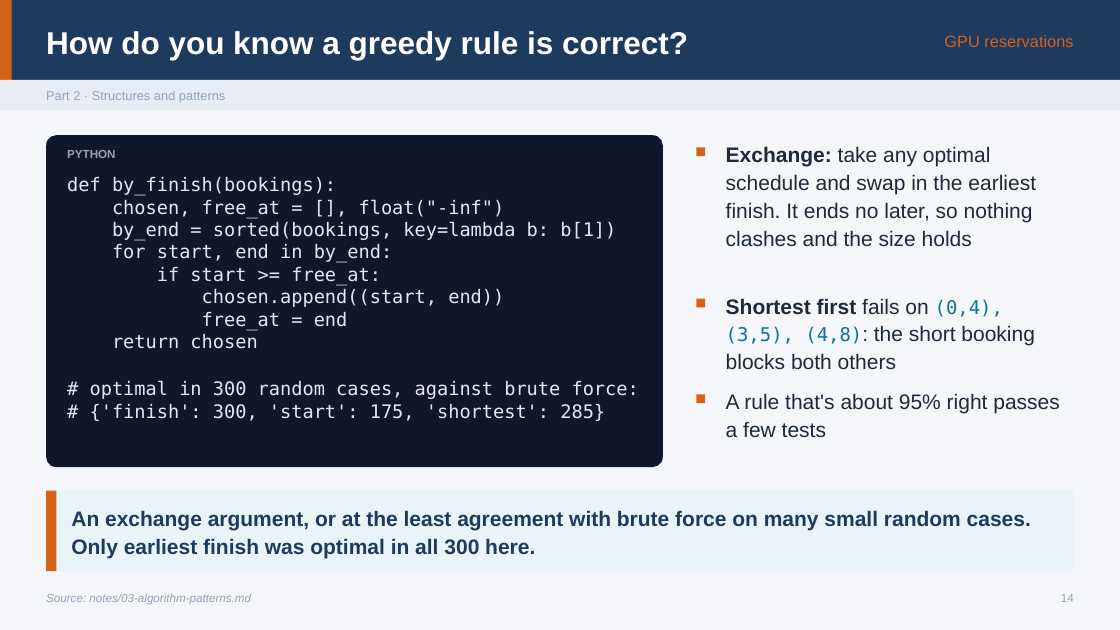
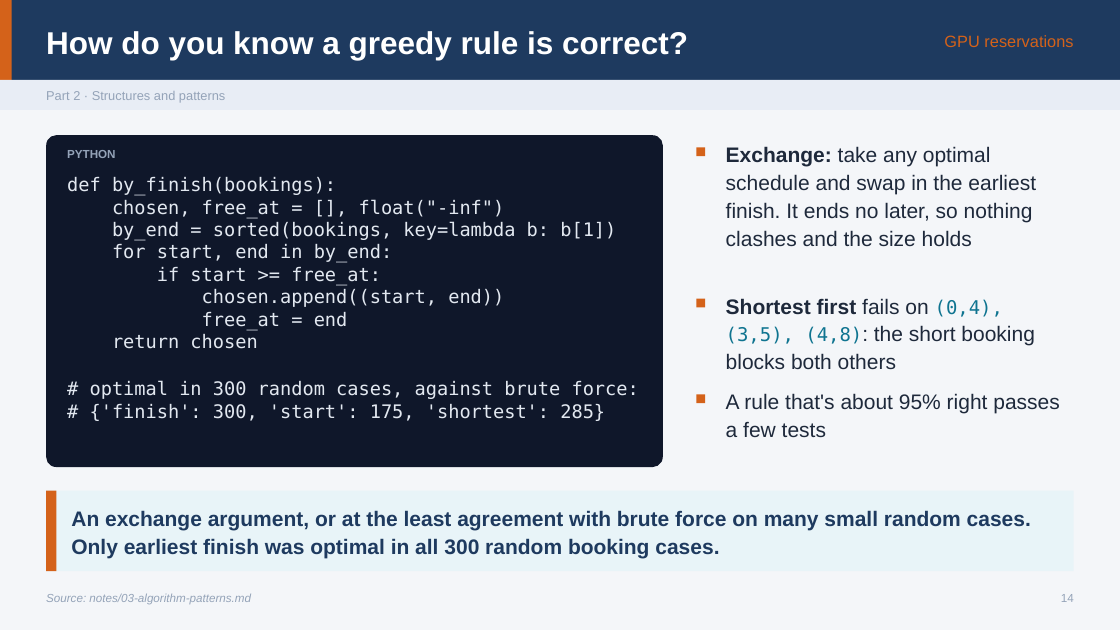
Before and after one commit to ramseywise/learn-ai-engineering, a slide deck: slide 14 of programming/computer-science/slides/computer-science.pptx. Drawn at 1120x630 pixels with LibreOffice and Linux fonts; fonts in the diff are those of the drawing. Boxes give left, top, right and bottom in pixels: in the first picture for what was removed or moved away, otherwise in the second. Text is boxed around its words. In the diff, an @@ line names an element or a change of style, - is before the commit and + after.

```diff
--- a/programming/computer-science/slides/computer-science.pptx
+++ b/programming/computer-science/slides/computer-science.pptx
@@ text at box(71, 510, 1031, 558): text changed @@
-An exchange argument, or at the least agreement with brute force on many small random cases. Only earliest finish was optimal in all 300 here.
+An exchange argument, or at the least agreement with brute force on many small random cases. Only earliest finish was optimal in all 300 random booking cases.
```
Also in this commit, not shown: 4 other slides changed, 36 other files.
